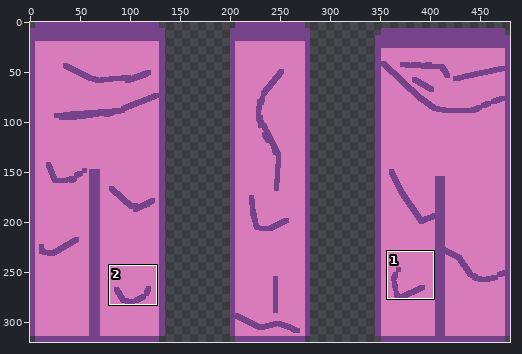
Edited in one commit: pixel-art file (RTS2/Assets/Textures/ZombieTextures/Gargant/GargantLegs.aseprite). The first picture is a wide view before the edit; the outline marks the close-up.
Close-up. Before the edit:
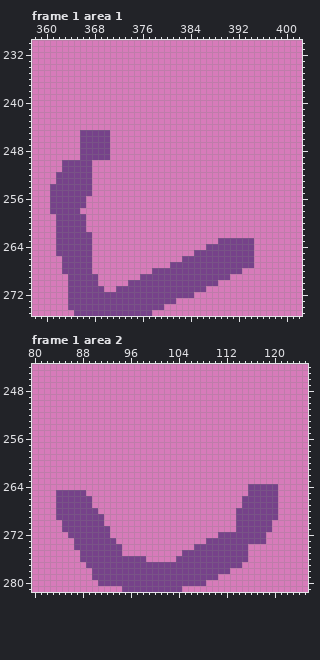
480x320 pixels, 2 frames. Shown: frame 1 area 1: x 358..402, y 230..275; frame 1 area 2: x 80..125, y 244..281. The commit also changed other frames or places, which this record leaves out.
New version:
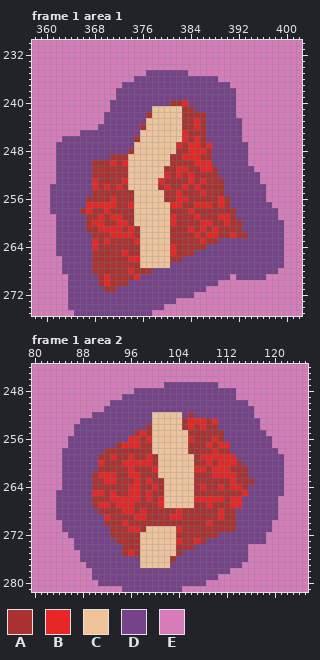
Palette (. is transparent): A #ac3232  B #e92626  C #eec39a  D #76428a  E #d77bba
The edit:
Changed rows in their new state; - is an unchanged pixel.
Frame 1 area 1:
first column x 362:
235 ---------------DDDDDDD----------------
236 -------------DDDDDDDDDDDDDD-----------
237 -----------DDDDDDDDDDDDDDDDDD---------
238 ----------DDDDDDDDDDDDDDDDDDDD--------
239 ----------DDDDDDDDDDDDDDDDDDDD--------
240 ---------DDDDDDDDDDAABDDDDDDDD--------
241 ---------DDDDDDDCCCCCAADDDDDDD--------
242 --------DDDDDDDACCCCCAAAADDDDD--------
243 --------DDDDDDDCCCCCCAABADDDDDD-------
244 -------DDDDDDDACCCCCCAABADDDDDD-------
245 ---------DDDDDCCCCCCCBAAADDDDDD-------
246 -DDD-----DDDDACCCCCCCBABADDDDDD-------
247 DDDD-----DDDDCCCCCCCBABBABDDDDDD------
248 DDDD-----DDDACCCCCCCAABBBADDDDDD------
249 DDDD-----AAACCCCCCCAABBBAADDDDDD------
250 D-----AAABABCCCCCCCAAAABBBDDDDDD------
251 D-----AAAAAACCCCCCAABBAABBADDDDDD-----
252 ------AAAAAACCCCCCBABABAAAADDDDDDD----
253 ------BAAAABCCCCCBAAAABABAAADDDDDD----
254 ------BABABACCCCCABAABABAAAADDDDDDD---
255 ------AAAAAAACCCCCAABAAABAAADDDDDDD---
256 -----AAAABAAACCCCCAABBAAAAABADDDDDD---
257 -----BBBBBAABCCCCCCBBAABBBABADDDDDDD--
258 ----ABAABAAAACCCCCCAAABAAAAAAADDDDDDD-
259 -----AABABBAACCCCCCBAAABAAABBADDDDDDD-
260 -----ABBAABBACCCCCCBAAAABBAABAADDDDDDD
261 -----AABBBBABACCCCCAAABABABAAAADDDDDDD
262 ------AAABBBBACCCCCAAAABABBAABAADDDDDD
263 ------BABAAAABCCCCCAAAAABAA------DDDDD
264 ------BAAAAAAACCCCCBAAAAA--------DDDDD
265 ------AAAAABAACCCCCBAAA----------DDDDD
266 ------AAAAAABBCCCCCAA------------DDDDD
267 ------AAAAAAAACCCCC--------------DDDDD
268 ------AAAAAABAAA---------------DDDDDD-
269 -------ABAAAAB----------------DDDDD---
270 -------ABAAA--------------------------
271 --------AA----------------------------
Frame 1 area 2:
first column x 85:
247 -----------------DDDDDDDDD-----------
248 ------------DDDDDDDDDDDDDDDDD--------
249 ----------DDDDDDDDDDDDDDDDDDD--------
250 --------DDDDDDDDDDDDDDDDDDDDDDD------
251 -------DDDDDDDDDDDDDDDDDDDDDDDDD-----
252 -----DDDDDDDDDDCCCCCDADDDDDDDDDD-----
253 ---DDDDDDDDDDDDCCCCCABBBABDDDDDDD----
254 --DDDDDDDDDDDDACCCCCABABAADDDDDDD----
255 --DDDDDDDDDDABACCCCCCAAAAAADDDDDDD---
256 -DDDDDDDDDDBBABCCCCCCBAAABADDDDDDDD--
257 -DDDDDDDDABBBAACCCCCCAAABABBDDDDDDD--
258 DDDDDDDAAAAAAAACCCCCCAAAABAADDDDDDDD-
259 DDDDDDAABAABAABACCCCCCABBBBBBDDDDDDDD
260 DDDDDDBAAABBBBBACCCCCCAABABBBADDDDDDD
261 DDDDDDAAAAABAAABCCCCCCBBABBBAAADDDDDD
262 DDDDDABBBAABBAAACCCCCCAAABBBBAADDDDDD
263 DDDDDAABBAAABABAACCCCCAAAAAABAAADDDDD
264 DDDDDAAAAAABBAABACCCCCABAABABBA-----D
265 ----DBBABAABBABAACCCCCAAAAAAAAB-----D
266 -----AAABBBBBABABCCCCCBBBBBABB-------
267 -----ABBABBBAAAABCCCCCAABAAABB-------
268 ------AAAABBABAAAAABAAAAAABAA--------
269 -------BAAAABBAAAABBAAAAAABAA--------
270 -------AAABAAAAAAAAAAAAABAAAA--------
271 --------AAABBACCCCCBAAAAAAAAA--------
272 --------AAAAACCCCCCAAAAAAA-----------
273 ---------AAAACCCCCCBAABA-------------
274 ----------AAACCCCCCAAA---------------
275 ----------ABACCCCCCA-----------------
276 -------------CCCCCA------------------
277 -------------CCCCC-------------------
